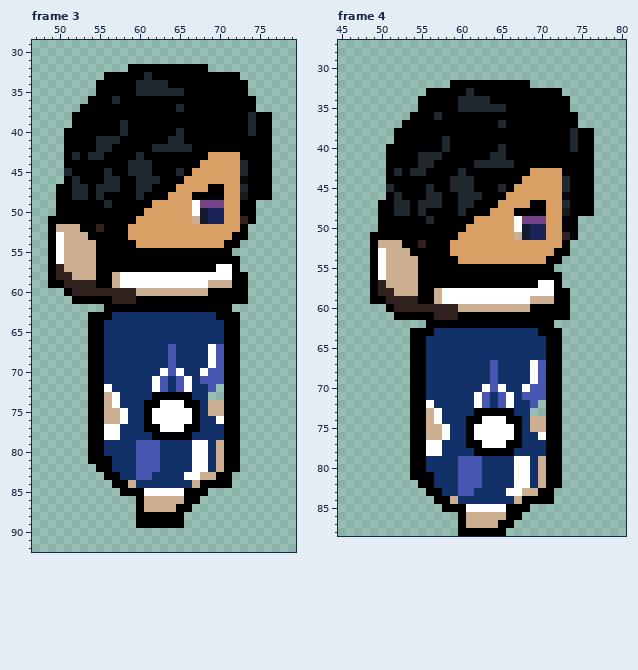
Two versions of one pixel-art file, Assets/Char/SideIdle.ase. Above: the version before the commit.
128x128 pixels, 5 frames. Colours within 5 levels of each other are drawn and written as one. Shown: frame 3: x 47..79, y 29..92; frame 4: x 45..80, y 27..88. The commit also changed other frames, which this record leaves out.
After:
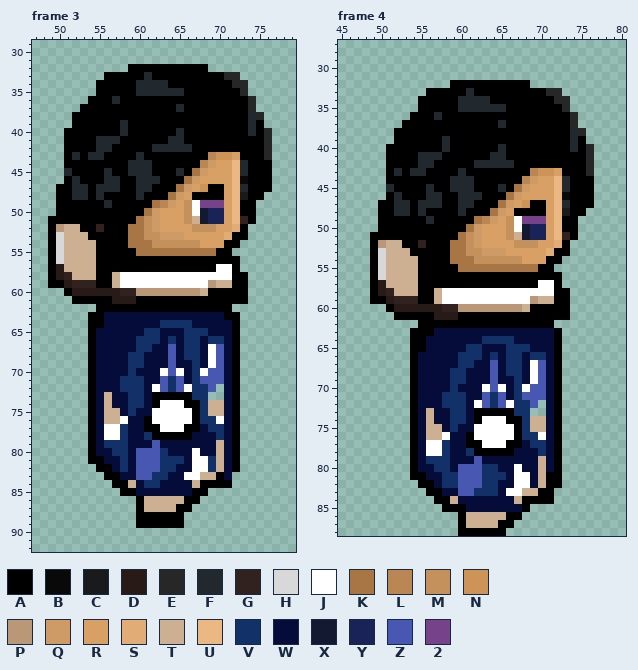
Palette (. is transparent): A #000000  B #090909  C #191a1b  D #271a17  E #272727  F #21292e  G #32221f  H #d8d8d8  J #ffffff  K #a77644  L #ba8754  M #c4905b  N #ce9357  P #ba9877  Q #ce9a65  R #d9a066  S #e2ac76  T #cdaf92  U #ebb782  V #123169  W #050c39  X #141932  Y #1a2357  Z #4857b2  2 #76428a
Difference:
Frame 3:
y 33: x 71..72 AA -> EE
y 34: x 72..73 AA -> EE
y 35: x 73 A -> E
y 36..37: x 74 A -> E
y 38: x 75..76 AA -> E.
y 39: x 76 A -> .
y 40..42: x 76 A -> E
y 43: x 69..71 RRR -> LNN; x 76 A -> E
y 44: x 68..69 RR -> LQ; x 72 R -> U
y 45: x 67..68 RR -> KQ; x 72 R -> U
y 46: x 66..67 RR -> KQ; x 72 R -> U
y 47: x 65..66 RR -> KQ; x 68 R -> N; x 72 R -> U
y 48: x 64..65 RR -> KQ; x 72 R -> U; x 76 A -> .
y 49: x 62..64 RRR -> KLQ; x 66 R -> M; x 72 R -> U
y 50: x 61..62 RR -> KQ; x 66 R -> M; x 72 R -> U
y 51: x 60..62 RRR -> KMQ; x 66 R -> M; x 72 R -> U
y 52: x 50 T -> P; x 59..62 RRRR -> KKMQ; x 67..69 RRR -> MMM; x 72 R -> S
y 53: x 50 J -> H; x 59..65 RRRRRRR -> KKMMQQQ; x 71 R -> S
y 54: x 50 J -> H; x 59..67 ARRRRRRRR -> KKKMMMMMM
y 55: x 50 J -> H; x 60..69 AAAAAAAAAA -> KKKKKKKKKK
y 56: x 50 J -> H
y 57..58: x 50 G -> D
y 59: x 51 G -> D; x 69 T -> P
y 60: x 52..57 GGGGGG -> DDDDDD; x 60..67 TTTTTTTT -> PPPPPPPP
y 61: x 57..59 GGG -> DDD
y 62: x 55 . -> A
y 63: x 56..70 AVVVVVVVVVVVVVA -> WWWWWWWWWWWWWWW
y 64: x 56..62 VVVVVVV -> WWWWWWW; x 67..71 VVVVA -> WWWWW
y 65: x 55..60 AVVVVV -> WWWWWW; x 63..65 VVV -> WWW; x 69..71 VVA -> WWW
y 66: x 55..59 AVVVV -> WWWWW; x 63 V -> W; x 65 V -> W; x 68 V -> W; x 71 A -> W
y 67: x 55..59 AVVVV -> WWWWW; x 62..63 VV -> WW; x 65 V -> W; x 68 V -> W; x 71 A -> W
y 68: x 55..58 AVVV -> WWWW; x 61..63 VVV -> WWW; x 65 V -> W; x 68 V -> W; x 71 A -> W
y 69: x 55..58 AVVV -> WWWW; x 61..63 VVV -> WWW; x 65..66 VV -> WW; x 68 V -> W; x 71 A -> W
y 70: x 55..58 AVVV -> WWWW; x 60..62 VVV -> WWW; x 66 V -> W; x 71 A -> W
y 71: x 55..57 AVV -> WWW; x 61..62 VJ -> WW; x 66 J -> W; x 71 A -> W
y 72: x 55..57 AJV -> WWW; x 61 V -> W; x 71 A -> W
y 73: x 55 A -> W; x 57..58 JV -> WW; x 61 V -> W; x 71 A -> W
y 74: x 55 A -> W; x 57..58 JV -> WW; x 61 A -> W; x 71 A -> W
y 75: x 55 A -> W; x 58 J -> W; x 60..61 VA -> WW; x 71 A -> W
y 76: x 55 A -> W; x 59..60 VV -> WW; x 71 A -> W
y 77: x 55 A -> W; x 59..60 VV -> WW; x 68 V -> W; x 71 A -> W
y 78: x 55 A -> W; x 59..60 VV -> WW; x 67..69 VVV -> WWW; x 71 A -> W
y 79: x 55 A -> W; x 59..61 VZZ -> WWW; x 63..69 VVVVJJV -> WWWWWWW; x 71 A -> W
y 80: x 55..56 AV -> WW; x 59 V -> W; x 64..66 VVV -> WWW; x 68..69 JV -> WW; x 71 A -> W
y 81: x 56..57 AV -> WW; x 59 V -> W; x 66 V -> W; x 71 A -> W
y 82: x 57 V -> W; x 59 V -> W; x 65..66 VV -> WW; x 71 A -> W
y 83: x 58..59 VV -> WW; x 64..65 VV -> WW; x 71 A -> W
y 84: x 60 V -> W; x 63..66 VVVV -> WWWW
y 85: x 60..66 AJJJJJA -> WWWWWWW
Frame 4:
y 33: x 71..72 AA -> EE
y 34: x 72..73 AA -> EE
y 35: x 73 A -> E
y 36..37: x 74 A -> E
y 38: x 75..76 AA -> E.
y 39: x 76 A -> .
y 40..42: x 76 A -> E
y 43: x 69..71 RRR -> LNN; x 76 A -> E
y 44: x 68..69 RR -> LQ; x 72 R -> U
y 45: x 67..68 RR -> KQ; x 72 R -> U
y 46: x 66..67 RR -> KQ; x 72 R -> U
y 47: x 65..66 RR -> KQ; x 68 R -> N; x 72 R -> U
y 48: x 64..65 RR -> KQ; x 72 R -> U; x 76 A -> .
y 49: x 62..64 RRR -> KLQ; x 66 R -> M; x 72 R -> U
y 50: x 61..62 RR -> KQ; x 66 R -> M; x 72 R -> U
y 51: x 60..62 RRR -> KMQ; x 66 R -> M; x 72 R -> U
y 52: x 50 T -> P; x 59..62 RRRR -> KKMQ; x 67..69 RRR -> MMM; x 72 R -> S
y 53: x 50 J -> H; x 59..65 RRRRRRR -> KKMMQQQ; x 71 R -> S
y 54: x 50 J -> H; x 59..67 ARRRRRRRR -> KKKMMMMMM
y 55: x 50 J -> H; x 60..69 AAAAAAAAAA -> KKKKKKKKKK
y 56: x 50 J -> H
y 57..58: x 50 G -> D
y 59: x 51 G -> D; x 69 T -> P
y 60: x 52..57 GGGGGG -> DDDDDD; x 60..67 TTTTTTTT -> PPPPPPPP
y 61: x 57..59 GGG -> DDD
y 62: x 55 . -> A
y 63: x 57..71 VVVVVVVVVVVVVAA -> WWWWWWWWWWWWWWW
y 64: x 56..62 VVVVVVV -> WWWWWWW; x 67..71 VVVVA -> WWWWW
y 65: x 56..60 VVVVV -> WWWWW; x 63..65 VVV -> WWW; x 69..71 VVA -> WWW
y 66: x 55..59 AVVVV -> WWWWW; x 63 V -> W; x 65 V -> W; x 68 V -> W; x 71 A -> W
y 67: x 55..59 AVVVV -> WWWWW; x 62..63 VV -> WW; x 65 V -> W; x 68 V -> W; x 71 A -> W
y 68: x 55..58 AVVV -> WWWW; x 61..63 VVV -> WWW; x 65 V -> W; x 68 V -> W; x 71 A -> W
y 69: x 55..58 AVVV -> WWWW; x 61..63 VVV -> WWW; x 65..66 VV -> WW; x 68 V -> W; x 71 A -> W
y 70: x 55..58 AVVV -> WWWW; x 60..62 VVV -> WWW; x 66 V -> W; x 71 A -> W
y 71: x 55..57 AVV -> WWW; x 61..62 VJ -> WW; x 66 J -> W; x 71 A -> W
y 72: x 55..57 AJV -> WWW; x 61 V -> W; x 71 A -> W
y 73: x 55 A -> W; x 57..58 JV -> WW; x 61 V -> W; x 71 A -> W
y 74: x 55 A -> W; x 57..58 JV -> WW; x 61 A -> W; x 71 A -> W
y 75: x 55 A -> W; x 58 J -> W; x 60..61 VA -> WW; x 71 A -> W
y 76: x 55 A -> W; x 59..60 VV -> WW; x 71 A -> W
y 77: x 55 A -> W; x 59..60 VV -> WW; x 68 V -> W; x 71 A -> W
y 78: x 55 A -> W; x 59..60 VV -> WW; x 67..69 VVV -> WWW; x 71 A -> W
y 79: x 55 A -> W; x 59..61 VZZ -> WWW; x 63..69 VVVVJJV -> WWWWWWW; x 71 A -> W
y 80: x 55..56 AV -> WW; x 59 V -> W; x 65..66 VV -> WW; x 68..69 JV -> WW; x 71 A -> W
y 81: x 56..57 AV -> WW; x 66 V -> W; x 69 V -> W
y 82: x 57 V -> W; x 65..66 VV -> WW; x 69 V -> W
y 83: x 58..59 VV -> WW; x 65 V -> W
y 84: x 60..66 VVVVVVV -> WWWWWWW
y 85: x 61..67 JJJJJAA -> WWWWWWW
Changed places in both pictures, as pixel boxes (x1, y1, x2, y2):
changed: (56, 72, 272, 496)
changed: (378, 88, 594, 512)
